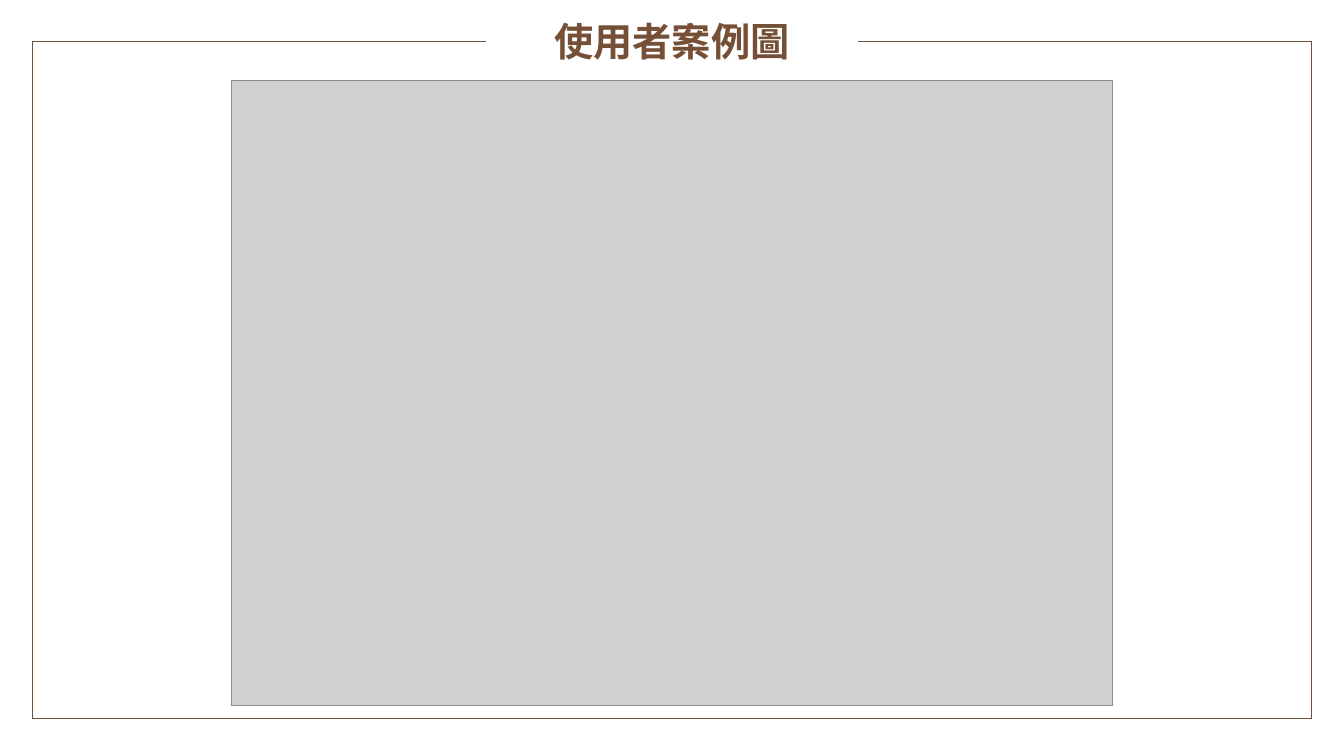
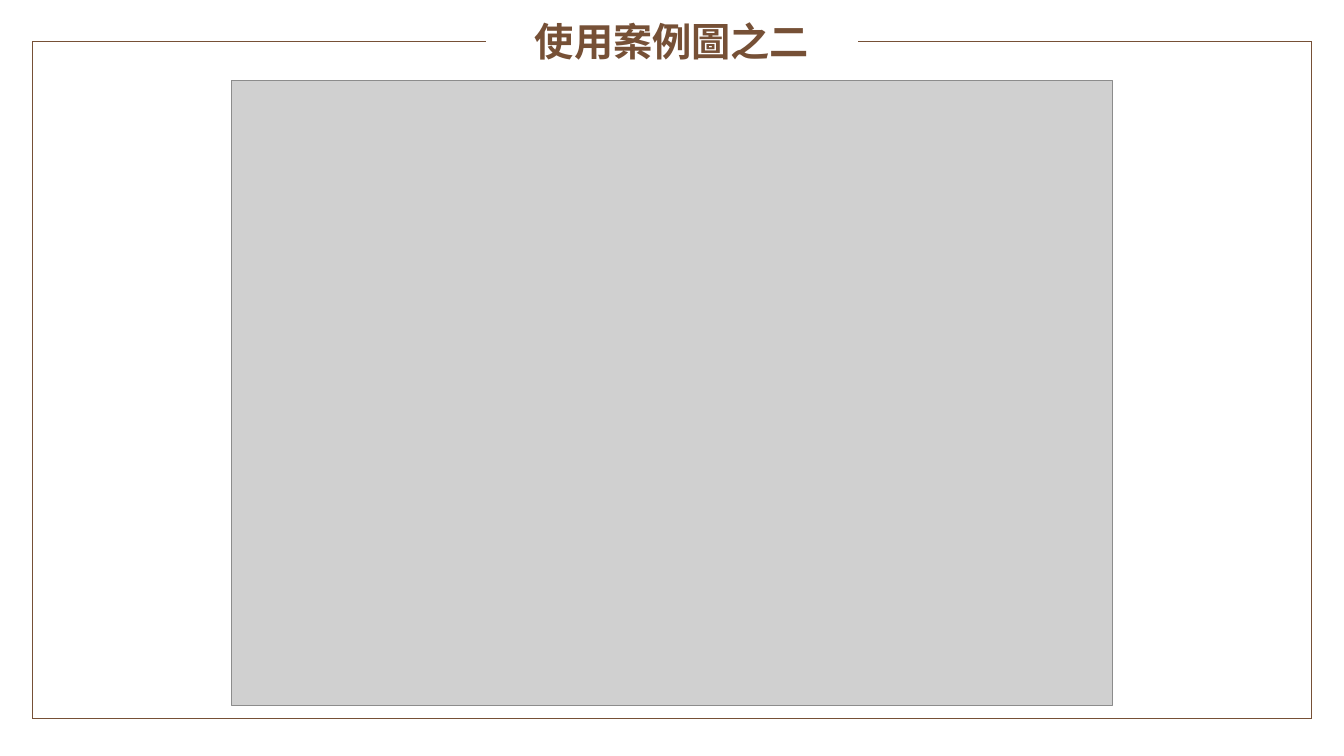
Before and after one commit to 02543420/107_SE_Team-12, a slide deck: slide 15 of 107_SE_Team12_AR RPG結合區域行銷.pptx. Drawn at 1344x756 pixels with LibreOffice and Linux fonts; fonts in the diff are those of the drawing; grey boxes stand for pictures; background and template pictures are left out. Boxes give left, top, right and bottom in pixels: in the first picture for what was removed or moved away, otherwise in the second. Text is boxed around its words. In the diff, an @@ line names an element or a change of style, - is before the commit and + after.

```diff
--- a/107_SE_Team12_AR RPG結合區域行銷.pptx
+++ b/107_SE_Team12_AR RPG結合區域行銷.pptx
@@ text at (535, 22, 809, 60): text changed @@
-使用者案例圖
+使用案例圖之二
```
Also in this commit, not shown: 3 other slides changed, 1 other file.
